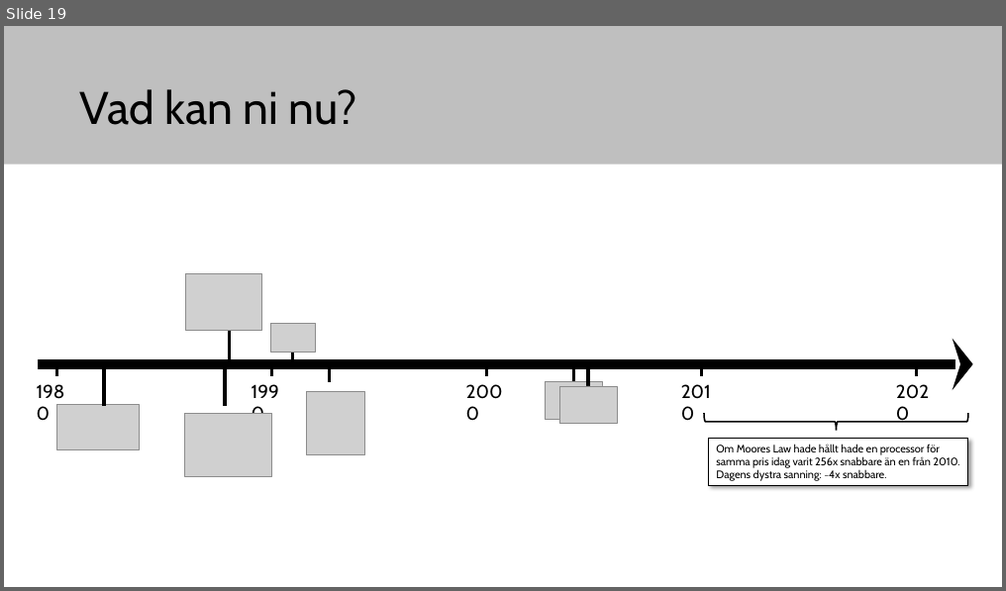
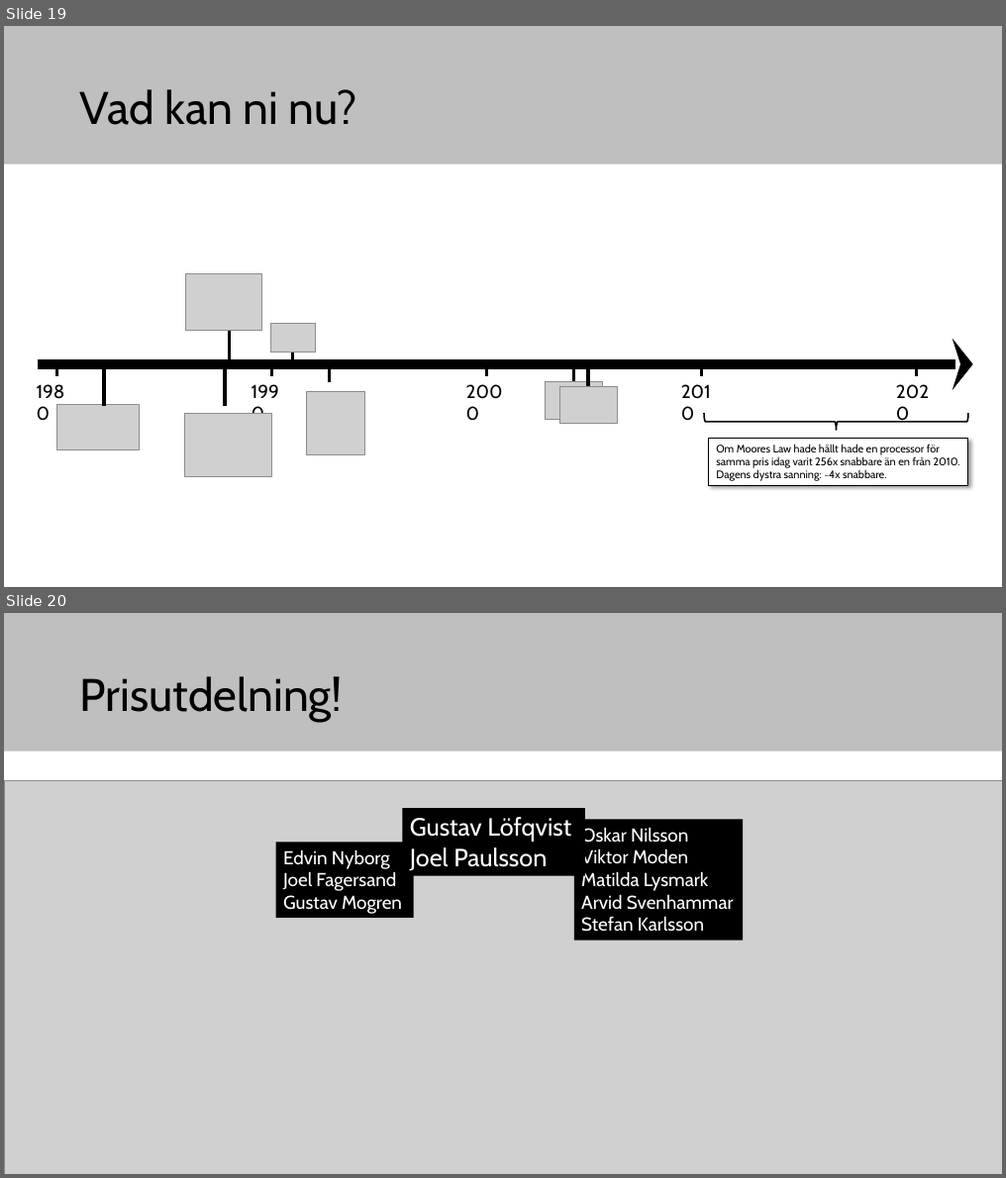
Before and after one commit to elias-at-chalmers/mop-lecture_notes-mirror, a slide deck: slides/lecture12_future_and_wrapup.pptx. Shown one above the other, each under a label of ours: slide 19 before the commit, slides 19 and 20 after it. The pictures are 1006x591 and 1006x1178 pixels, drawn with LibreOffice and Linux fonts; fonts in the diff are those of the drawing; grey boxes stand for pictures. Boxes give left, top, right and bottom in pixels: in the first picture for what was removed or moved away, otherwise in the second. Text is boxed around its words. In the diff, an @@ line names an element or a change of style, - is before the commit and + after.

```diff
--- a/slides/lecture12_future_and_wrapup.pptx
+++ b/slides/lecture12_future_and_wrapup.pptx
@@ slide 20 added at [4, 613, 1002, 1174], background #FFFFFF; not listed: 1 template element that a slide beside it also shows @@
@@ title added at [80, 676, 343, 722], 44 pt, text #000000 @@
+Prisutdelning!
@@ picture added at [4, 780, 1002, 1174] @@
@@ rectangle added at [402, 808, 585, 876], fill #000000, 24 pt, text #FFFFFF @@
+Gustav Löfqvist
+Joel Paulsson
@@ rectangle added at [574, 820, 744, 941], fill #000000, 18 pt, text #FFFFFF @@
+Oskar Nilsson
+Viktor Moden
+Matilda Lysmark
+Arvid Svenhammar
+Stefan Karlsson
@@ rectangle added at [275, 842, 414, 918], fill #000000, 18 pt, text #FFFFFF @@
+Edvin Nyborg
+Joel Fagersand
+Gustav Mogren
```
Also in this commit, not shown: 4 slides changed, 8 other slides added, 7 slides removed.
